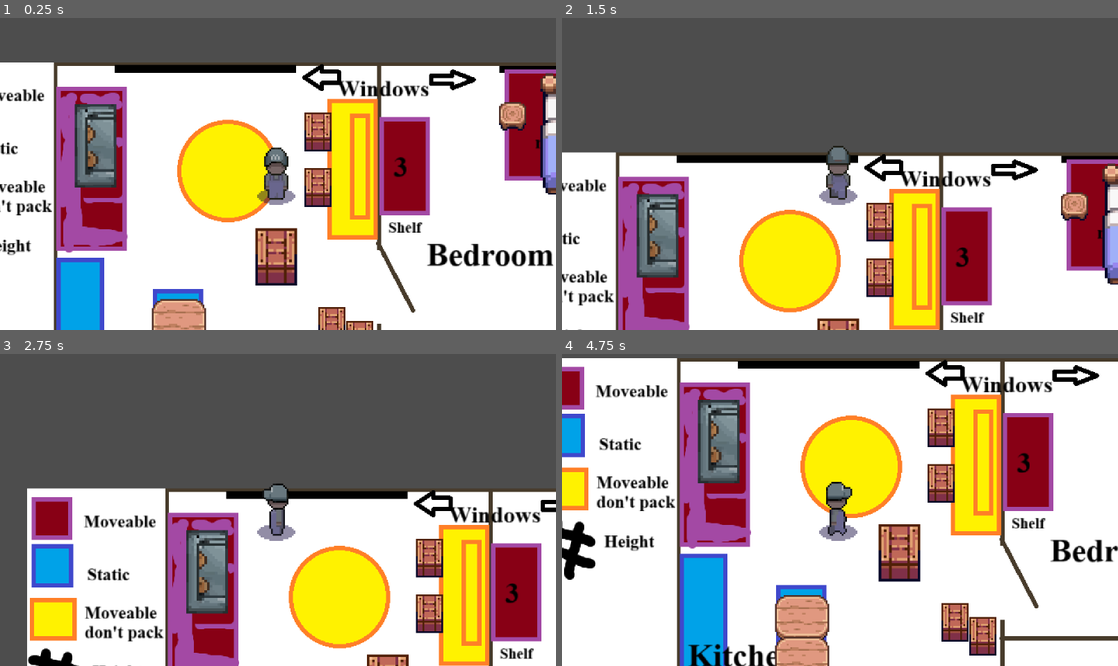
Above: before the commit, frames 1-4 (two rows, left to right).
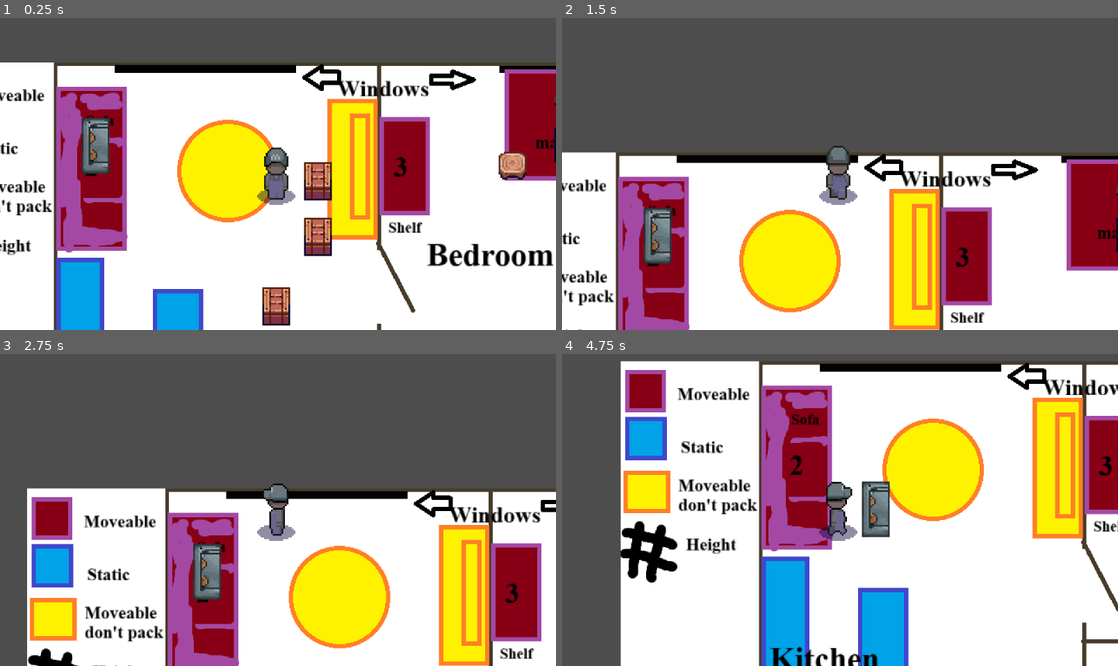
Above: after the commit, the same moments.

Repository: jeanRosa17/project-move-out
Game: Godot game, scene res://Levels/Tests/TestLevel.tscn
The game is run twice, just before and just after one commit, with the same random seed, the same clock (stepped at 60 frames per second) and the same inputs. This scene is started directly instead of the project's main scene.
Inputs (mouse positions are in pixels of both pictures, inside the frame that each line leads up to):
- Up to frame 1 (0.25 s): no input
- Up to frame 2 (1.5 s): move the mouse to (812, 236) at 0.52 s; hold W (MoveUp) from 0.53 s (still down); click (812, 236) at 0.6 s; move the mouse to (1006, 220) at 1.27 s; right-click (1006, 220) at 1.35 s
- Up to frame 3 (2.75 s): click (444, 556) at 1.55 s; tap Enter at 2 s; move the mouse to (111, 463) at 2.02 s; release W (MoveUp) at 2.03 s; hold Left (MoveLeft) from 2.03 s (still down); click (111, 463) at 2.1 s
- Up to frame 4 (4.75 s): move the mouse to (867, 510) at 2.77 s; tap Shift (Push-Pull) at 2.85 s; click (867, 510) at 3.05 s; move the mouse to (756, 432) at 3.52 s; release Left (MoveLeft) at 3.53 s; hold S (MoveDown) 3.53-4.28 s; click (756, 432) at 3.6 s; move the mouse to (962, 494) at 4.27 s; hold Right (MoveRight) from 4.28 s (still down); right-click (962, 494) at 4.35 s; click (962, 494) at 4.55 s

The runs differ from the first frame. In frame 1, 8.8% of the frame differs, in the area x 13-100%, y 17-100%; in frame 2, 4.6%; in frame 3, 3.2%; in frame 4, 65%, in the area x 0-100%, y 1-100%.

Commit message:
Push Merged

Diff:
--- a/Objects/Bed.tscn
+++ b/Objects/Bed.tscn
@@ -10,12 +10,18 @@
 [sub_resource type="RectangleShape2D" id="RectangleShape2D_xnri0"]
 size = Vector2(26, 36)
 
-[node name="Bed" type="CharacterBody2D" groups=["Furniture"]]
+[sub_resource type="RectangleShape2D" id="RectangleShape2D_ardoa"]
+size = Vector2(36, 52)
+
+[node name="Bed" type="RigidBody2D" groups=["Furniture"]]
 collision_layer = 2
 collision_mask = 7
-motion_mode = 1
+gravity_scale = 0.0
+can_sleep = false
+lock_rotation = true
 script = ExtResource("1_jno4m")
-canLift = true
+canPush = true
+canPull = true
 metadata/_custom_type_script = "uid://c2vh27coguldq"
 
 [node name="Sprite2D" type="Sprite2D" parent="."]
@@ -23,3 +29,10 @@
 
 [node name="Collision" type="CollisionShape2D" parent="."]
 shape = SubResource("RectangleShape2D_xnri0")
+
+[node name="AreaDetector" type="Area2D" parent="." groups=["Furniture"]]
+collision_layer = 2
+collision_mask = 7
+
+[node name="CollisionShape2D" type="CollisionShape2D" parent="AreaDetector"]
+shape = SubResource("RectangleShape2D_ardoa")
--- a/Objects/Pot.tscn
+++ b/Objects/Pot.tscn
@@ -10,10 +10,9 @@
 [sub_resource type="RectangleShape2D" id="RectangleShape2D_xnri0"]
 size = Vector2(14, 17)
 
-[node name="Furniture" type="CharacterBody2D" groups=["Furniture"]]
+[node name="Furniture" type="RigidBody2D" groups=["Furniture"]]
 collision_layer = 2
 collision_mask = 7
-motion_mode = 1
 script = ExtResource("1_kle06")
 canLift = true
 liftPosition = Vector2(0, -16)
--- a/Objects/Scripts/Furniture.gd
+++ b/Objects/Scripts/Furniture.gd
@@ -1,46 +1,92 @@
-extends CharacterBody2D
+extends RigidBody2D
 
 class_name Furniture
 
-@export var canLift:bool
+@export var canLift:bool = false
 @export var canPush:bool
 @export var canPull:bool
 @export var weight:int
+
 var isLifting: bool = false
+var isPushing: bool = false
+
+
+var player: CharacterBody2D
+
+var distanceFromPlayer:float
+
+var objects: Array[Node2D] = []
 
 @export var liftPosition:Vector2
-@export var dialogueTag:DialogueTag
-@onready var collision: CollisionShape2D = $Collision
 
-func _process(_delta: float) -> void:
-	self.move_and_collide(self.velocity * _delta)
+func _physics_process(delta: float) -> void:
+	if (isPushing):
+		if(objects.is_empty()):
+			collision_layer = 0
+		else:
+			self.collision_layer = 2;
+		linear_velocity = linear_velocity.lerp(player.velocity, 0.4)
+
 
 func get_canLift() -> bool:
-	return self.canLift
+	return canLift
 
 ## Reparents this Furniture to the given CharacterBody
 func enterLift(body:CharacterBody2D) -> void:
-	#self.collision_layer = 1
-	#self.collision_mask = 6
-	self.collision.disabled = true
+	self.collision_layer = 1;
+	self.collision_mask = 6;
 	self.position = body.position + self.liftPosition
 	self.reparent(body)
 	self.isLifting = true
 
 ## Returns this Furniture back to not being held
 func exitLift() -> void:
-	var body:CharacterBody2D = self.get_parent()
+	var body:Area2D = self.get_parent()
 	body.remove_child(self)
 	body.add_sibling(self)
 	self.position = body.position + self.liftPosition
-	self.collision.disabled = false
-
-	#self.collision_layer = 2;
-	#self.collision_mask = 7;
+	self.collision_layer = 2;
+	self.collision_mask = 7;
 	self.isLifting = false
 
-func _on_player_detection_body_entered(body: Node2D) -> void:
-	if body.is_in_group("Immovable Object"):
-		##add code so player is not able to move and object cannot leave
-		pass
+func enterPush(body: CharacterBody2D) -> void:
+	print("entered pushing")
+	self.player = body
+	self.collision_layer = 0;
+	distanceFromPlayer = position.distance_to(player.position)
+	self.isPushing = true
+
+func exitPush()-> void:
+	print("exited pushing")
+	self.player = null
+	self.collision_layer = 2;
+	self.isPushing = false
+
+func againstObject(newObject: Node2D) -> void:
+	objects.append(newObject)
+	print("added object: ")
+	print(newObject.name)
+	pass
+
+func relieveObject(newObject: Node2D) -> void:
+	if (objects.has(newObject)):
+		objects.erase(newObject)
+		print("removed object: ")
+		print(newObject.name)
+	pass
+
+func _on_area_2d_body_shape_entered(body_rid: RID, body: Node2D, body_shape_index: int, local_shape_index: int) -> void:
+	if (body.is_in_group("World Bounds") && self.isPushing):
+		print("cannot push")
+		againstObject(body)
+	elif (body.name != "Player" && self.isPushing):
+		print(body.name)
 	pass # Replace with function body.
+
+func _on_area_2d_body_shape_exited(body_rid: RID, body: Node2D, body_shape_index: int, local_shape_index: int) -> void:
+	if (body.is_in_group("World Bounds") && self.isPushing):
+		print("can push")
+		relieveObject(body)
+	elif(body.name != "Player" && self.isPushing):
+		print(body.name)
+	pass # Replace with function body.
--- a/Objects/Table.tscn
+++ b/Objects/Table.tscn
@@ -1,6 +1,5 @@
-[gd_scene load_steps=5 format=3 uid="uid://d26wukook25xb"]
+[gd_scene load_steps=4 format=3 uid="uid://d26wukook25xb"]
 
-[ext_resource type="Script" uid="uid://c2vh27coguldq" path="res://Objects/Scripts/Furniture.gd" id="1_wiueh"]
 [ext_resource type="Texture2D" uid="uid://drpfaulsu8pf6" path="res://Assets/Objects Spritesheet.png" id="2_vgvrv"]
 
 [sub_resource type="AtlasTexture" id="AtlasTexture_cmayr"]
@@ -10,13 +9,9 @@
 [sub_resource type="RectangleShape2D" id="RectangleShape2D_xnri0"]
 size = Vector2(26, 20)
 
-[node name="Table" type="CharacterBody2D" groups=["Furniture"]]
+[node name="Table" type="RigidBody2D" groups=["Furniture"]]
 collision_layer = 2
 collision_mask = 7
-motion_mode = 1
-script = ExtResource("1_wiueh")
-canLift = true
-metadata/_custom_type_script = "uid://c2vh27coguldq"
 
 [node name="Sprite2D" type="Sprite2D" parent="."]
 texture = SubResource("AtlasTexture_cmayr")
--- a/Player/PlayerStateManager.gd
+++ b/Player/PlayerStateManager.gd
@@ -23,5 +23,6 @@
 func _on_furniture_body_exited(body: Node2D) -> void:
 	if (self.furniture == null): return
 	if (body.is_in_group("Furniture") && self.furniture != null && !self.furniture.isLifting):
-		self.furniture = null
+		pass
+		#self.furniture = null
 	#if (self.getRootNode().find_child(self.furniture.name) != null): return
--- a/Player/States/PushState.gd
+++ b/Player/States/PushState.gd
@@ -9,47 +9,41 @@
 @export var isPushing:bool
 
 func canEnter() -> bool:
-	var _prefix:String = "push"
+	var prefix:String = "push"
 
 	print("can enter push")
 
-	if (self.manager.furniture && self.manager.furniture.canPush):
-		if (!self.isPushing):
-			##self.manager.furniture.position = self.body.position
-			self.manager.furniture.position.x += 8
-			#self.manager.furniture.collision_layer = 4;
-			#self.manager.furniture.reparent(self.body)
-			self.isPushing = true;
-		else:
-			##self.manager.furniture.position = self.body.position
-			self.manager.furniture.position.x += 8
-			#self.manager.furniture.collision_layer = 2;
-			#self.manager.furniture.reparent(self.manager.furniture.get_parent().get_parent())
-			self.isPushing = false;
+	if (manager.furniture && manager.furniture.canPush):
 		return true
 	else:
+		print("error pushing")
 		return false
 
+
 func enter() -> void:
-	var dir:String = self.getManager().view.animation.split(" ")[1].to_lower()
+	var dir:String = manager.view.animation.split(" ")[1].to_lower()
 
-	if not (self.getManager().wasPreviousState("push")):
-		self.getManager().view.play("push " + dir)
+	if not (manager.wasPreviousState("push")):
+		manager.view.play("push " + dir)
+
+	#lock player rotation/flip
+	manager.furniture.enterPush(self.body)
+
 
 ## The last method called when the state is transitioned out of
 func exit() -> void:
+	#manager.furniture.exitPush()
 	pass
 
 ## Constantly checks for input from the user and changes state.
 func update(_delta:float) -> void:
-	if (self.manager.furniture):
+	if (manager.furniture):
 		#print(self.manager.furniture.position.distance_to(self.body.position))
-		if (self.manager.furniture.position.distance_to(self.body.position) > 400):
+		if (manager.furniture.position.distance_to(self.body.position) > 400):
 			pass
 			#self.exit()
 
 ## This method runs every _physics_process() frame of the StateManager.
 func physicsUpdate(_delta:float) -> void:
 	pass
-	#pass
 	#self.body.move_and_slide()
--- a/project.godot
+++ b/project.godot
@@ -12,7 +12,7 @@
 
 config/name="Project Move Out"
 run/main_scene="uid://d232pgtn4b17h"
-config/features=PackedStringArray("4.4", "GL Compatibility")
+config/features=PackedStringArray("4.5", "GL Compatibility")
 config/icon="res://icon.svg"
 
 [debug]
Binary file changed: Assets/tiles/Walls3.ase
Binary file changed: Assets/tiles/Walls3.png
Not shown: 1 places in Objects/Bed.tscn that only renumber resources
